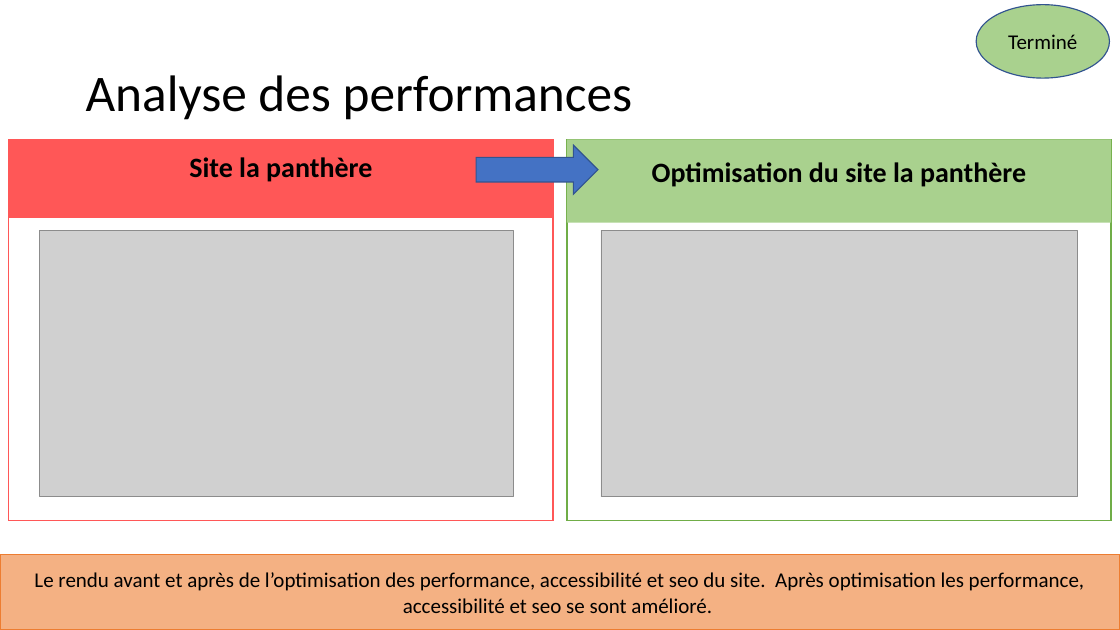
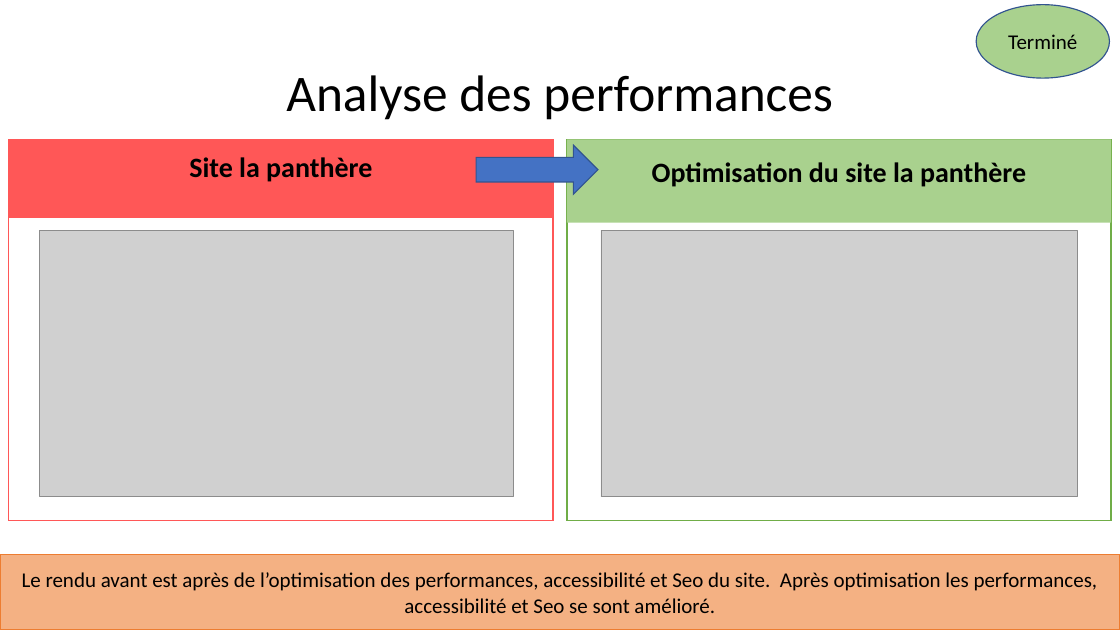
Before and after one commit to LimDavid458/la-panthere-optimise, a slide deck: slide 6 of rapport-seo.pptx (slide 5 before the commit). Drawn at 1120x630 pixels with LibreOffice and Linux fonts; fonts in the diff are those of the drawing; grey boxes stand for pictures. Boxes give left, top, right and bottom in pixels: in the first picture for what was removed or moved away, otherwise in the second. Text is boxed around its words. In the diff, an @@ line names an element or a change of style, - is before the commit and + after.

```diff
--- a/rapport-seo.pptx
+++ b/rapport-seo.pptx
@@ title "Analyse des performances" at bbox=[286, 75, 833, 120]: alignment left to centre @@
@@ text in rectangle at bbox=[22, 572, 1098, 613]: text changed @@
-Le rendu avant et après de l’optimisation des performance, accessibilité et seo du site. Après optimisation les performance, accessibilité et seo se sont amélioré.
+Le rendu avant est après de l’optimisation des performances, accessibilité et Seo du site. Après optimisation les performances, accessibilité et Seo se sont amélioré.
```
Also in this commit, not shown: 5 other slides changed, 4 slides added, 2 other files.
